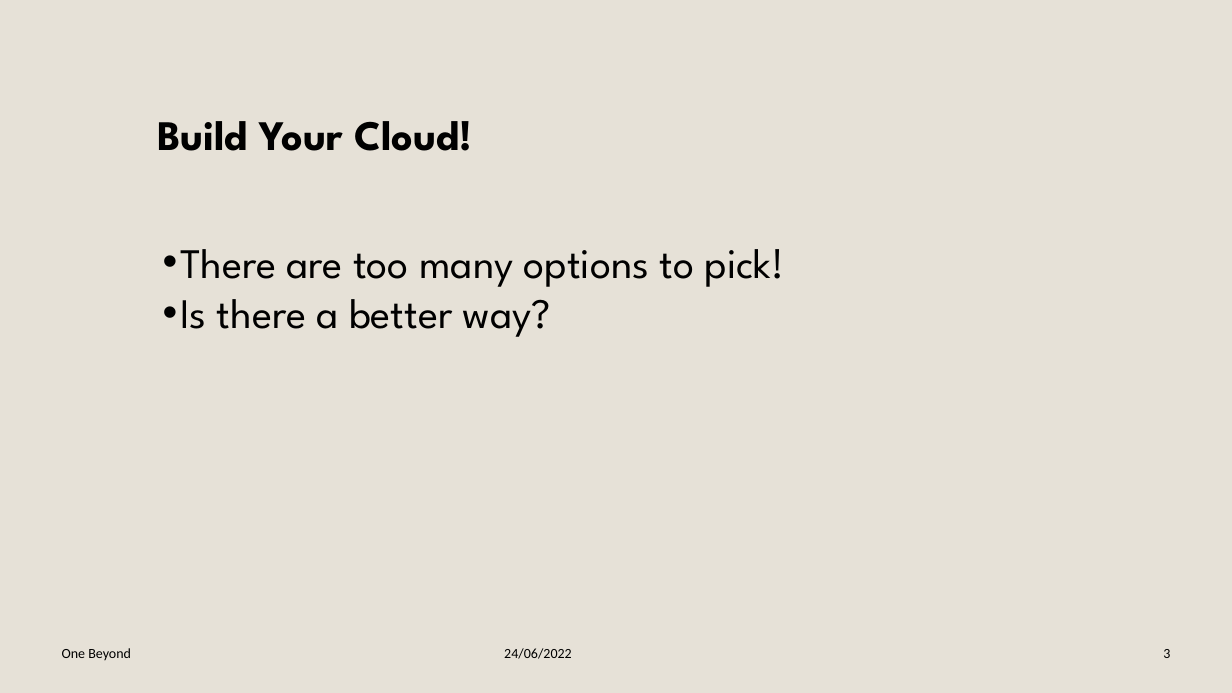
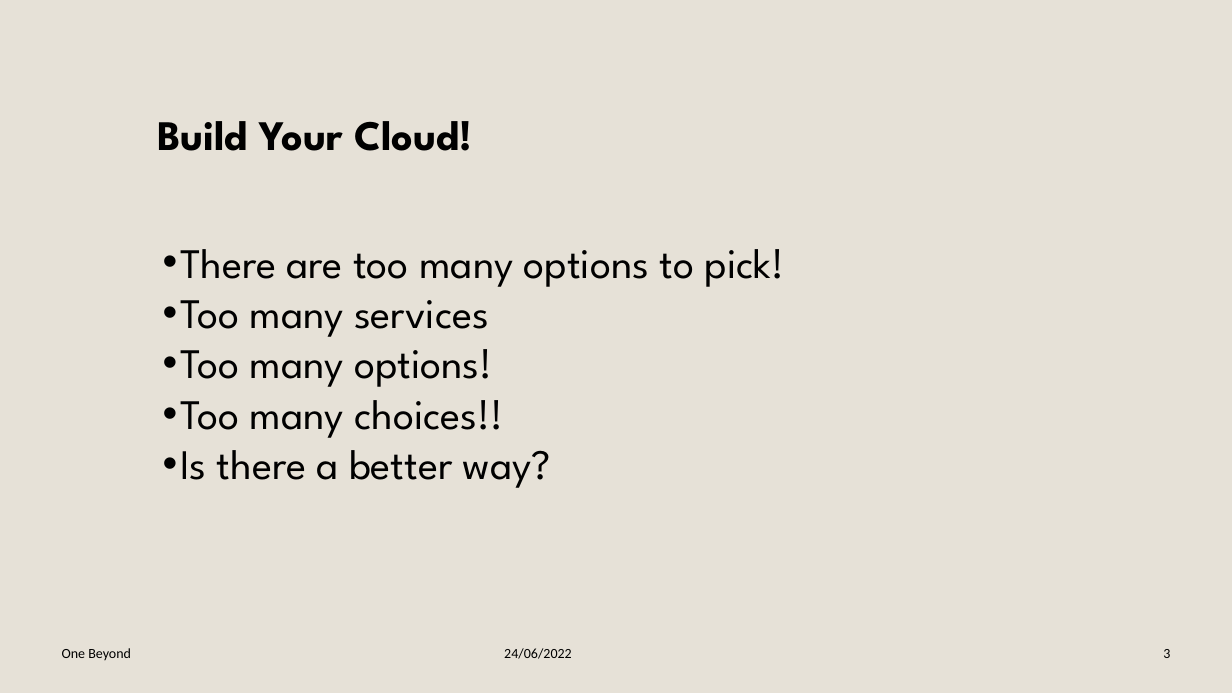
Before and after one commit to adankot/one-beyond-butterfly, a slide deck: slide 2 of TeamButterfly.pptx. Drawn at 1232x693 pixels with LibreOffice and Linux fonts; fonts in the diff are those of the drawing; background and template pictures are left out. Boxes give left, top, right and bottom in pixels: in the first picture for what was removed or moved away, otherwise in the second. Text is boxed around its words. In the diff, an @@ line names an element or a change of style, - is before the commit and + after.

Commit message:
Deck WIP

```diff
--- a/TeamButterfly.pptx
+++ b/TeamButterfly.pptx
@@ text at (x1=180, y1=300, x2=503, y2=438): paragraphs added @@
+          • Too many services
+          • Too many options!
+          • Too many choices!!
```
Also in this commit, not shown: 1 other slide changed.
